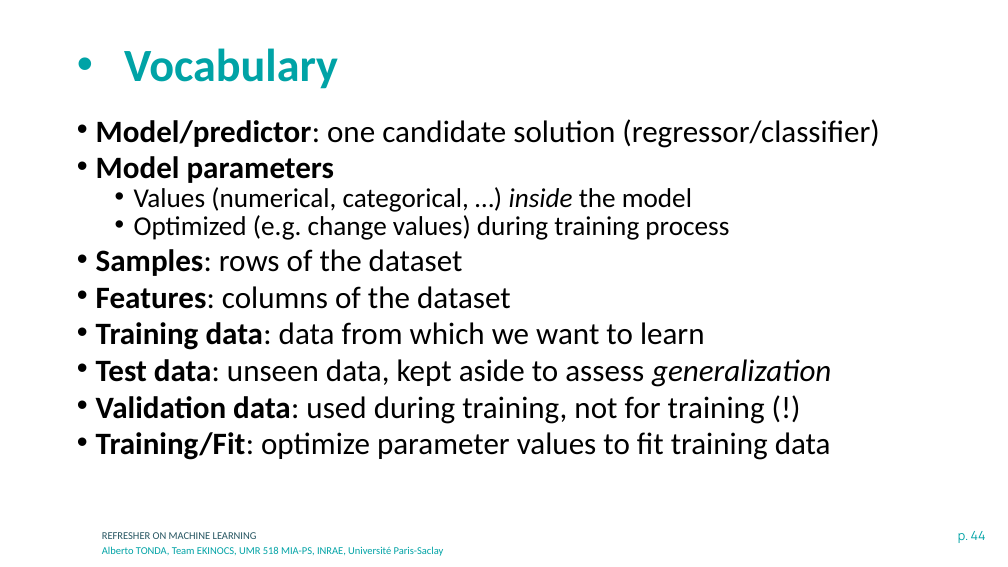
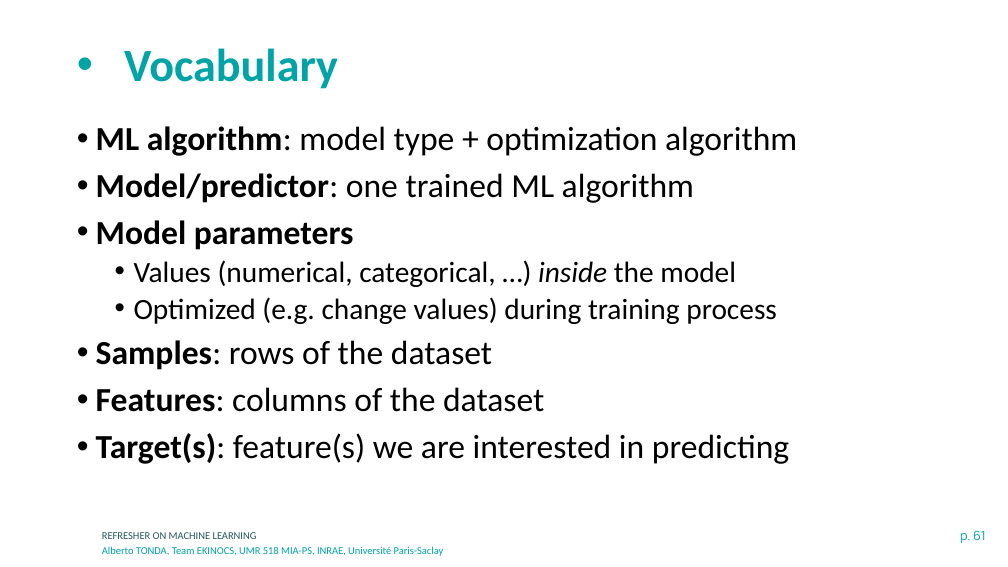
Before and after one commit to albertotonda/teaching, a slide deck: slide 61 of deep-learning-in-practice-with-pytorch/0-machine-learning.pptx (slide 44 before the commit). Drawn at 1008x567 pixels with LibreOffice and Linux fonts; fonts in the diff are those of the drawing; background and template pictures are left out. Boxes give left, top, right and bottom in pixels: in the first picture for what was removed or moved away, otherwise in the second. Text is boxed around its words. In the diff, an @@ line names an element or a change of style, - is before the commit and + after.

```diff
--- a/deep-learning-in-practice-with-pytorch/0-machine-learning.pptx
+++ b/deep-learning-in-practice-with-pytorch/0-machine-learning.pptx
@@ text at [96, 126, 797, 203]: text changed; size 29.6 to 32 pt @@
-• Model/predictor: one candidate solution (regressor/classifier)
+• ML algorithm: model type + optimization algorithm
+• Model/predictor: one trained ML algorithm
@@ text at [96, 220, 777, 412]: size 29.6 to 32 pt in "Model parameters", "Samples: rows of the dataset", "Features: columns of the dataset"; size 25.9 to 28 pt in "Values (numerical, categorical, …) inside the model", "Optimized (e.g. change values) during training process"; line spacing 0.7 to 0.9 @@
@@ text at [96, 433, 789, 464]: text changed; size 29.6 to 32 pt @@
-• Training data: data from which we want to learn
-• Test data: unseen data, kept aside to assess generalization
-• Validation data: used during training, not for training (!)
-• Training/Fit: optimize parameter values to fit training data
+• Target(s): feature(s) we are interested in predicting
@@ page number at [960, 530, 986, 543]: text changed @@
-p. 44
+p. 61
```
Also in this commit, not shown: 22 other slides changed, 19 slides added, 1 slide removed, 10 other files.
